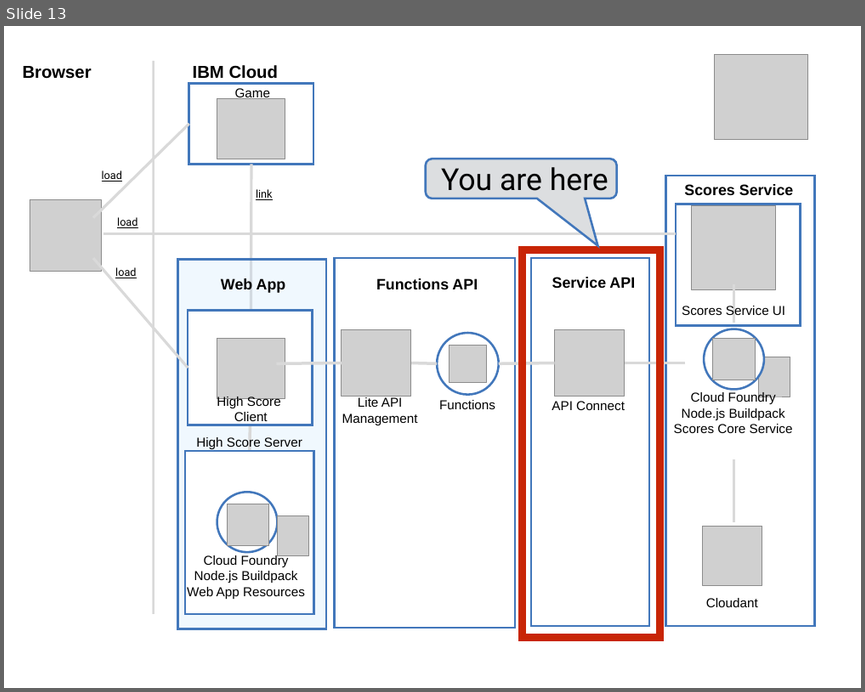
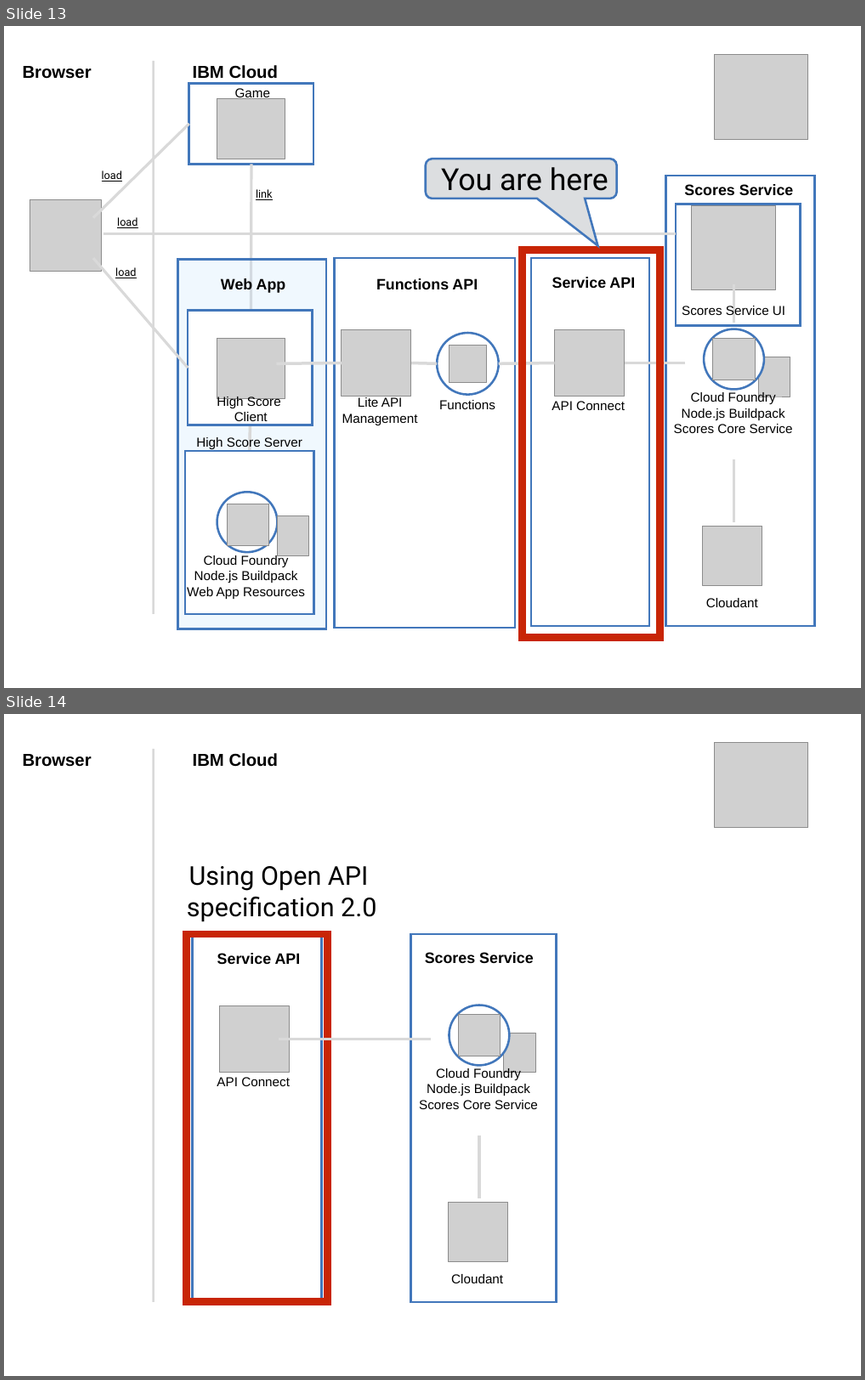
Before and after one commit to IBM/blue-cloud-mirror, a slide deck: images/architecture.pptx. Shown one above the other, each under a label of ours: slide 13 before the commit, slides 13 and 14 after it. The pictures are 865x692 and 865x1380 pixels, drawn with LibreOffice and Linux fonts; fonts in the diff are those of the drawing; grey boxes stand for pictures. Boxes give left, top, right and bottom in pixels: in the first picture for what was removed or moved away, otherwise in the second. Text is boxed around its words. In the diff, an @@ line names an element or a change of style, - is before the commit and + after.

```diff
--- a/images/architecture.pptx
+++ b/images/architecture.pptx
@@ slide 14 added at <box>4,714,861,1376</box>, background #FFFFFF @@
@@ text added at <box>23,754,92,767</box>, 16 pt, text #000000, bold @@
+Browser
@@ line added from (154, 1302) to (154, 749), #D9D9D9 2 pt @@
@@ text added at <box>193,753,278,767</box>, 16 pt, text #000000, bold @@
+IBM Cloud
@@ picture added at <box>715,743,808,828</box> @@
@@ text added at <box>187,866,376,922</box>, 24 pt, text #000000 @@
+Using Open API
+specification 2.0
@@ rectangle added at <box>186,934,327,1302</box>, outline #C82506 7 pt @@
@@ rectangle added at <box>193,934,322,1302</box>, fill #FFFFFF at 33% opacity, outline #4277BB 2 pt @@
@@ rectangle added at <box>410,934,556,1302</box>, fill #FFFFFF at 33% opacity, outline #4277BB 2 pt @@
@@ text added at <box>217,953,301,965</box>, 14 pt, text #000000, bold @@
+Service API
@@ text added at <box>425,952,533,964</box>, 14 pt, text #000000, bold @@
+Scores Service
@@ picture added at <box>220,1006,290,1073</box> @@
@@ freeform shape added at <box>449,1006,509,1065</box>, fill #FFFFFF, outline #4277BB 2 pt @@
@@ picture added at <box>458,1015,500,1057</box> @@
@@ line added from (431, 1039) to (279, 1039), #D9D9D9 2.75 pt @@
@@ picture added at <box>503,1033,535,1073</box> @@
@@ text added at <box>419,1068,538,1109</box>, 12 pt, text #000000 @@
+Cloud Foundry
+Node.js Buildpack
+Scores Core Service
@@ text added at <box>216,1077,290,1086</box>, 12 pt, text #000000 @@
+API Connect
@@ line added from (479, 1136) to (479, 1198), #D9D9D9 2.75 pt @@
@@ picture added at <box>448,1203,507,1261</box> @@
@@ text added at <box>451,1274,503,1284</box>, 12 pt, text #000000 @@
+Cloudant
```
Also in this commit, not shown: 1 other slide added, 6 other files.
